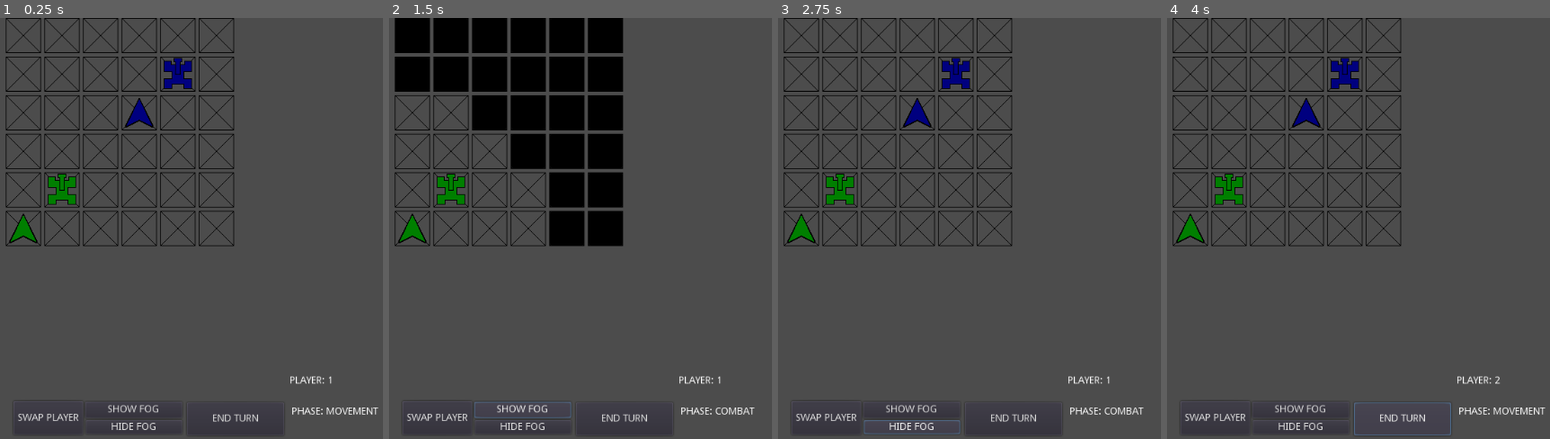
Above: before the commit, frames 1-4 (left to right).
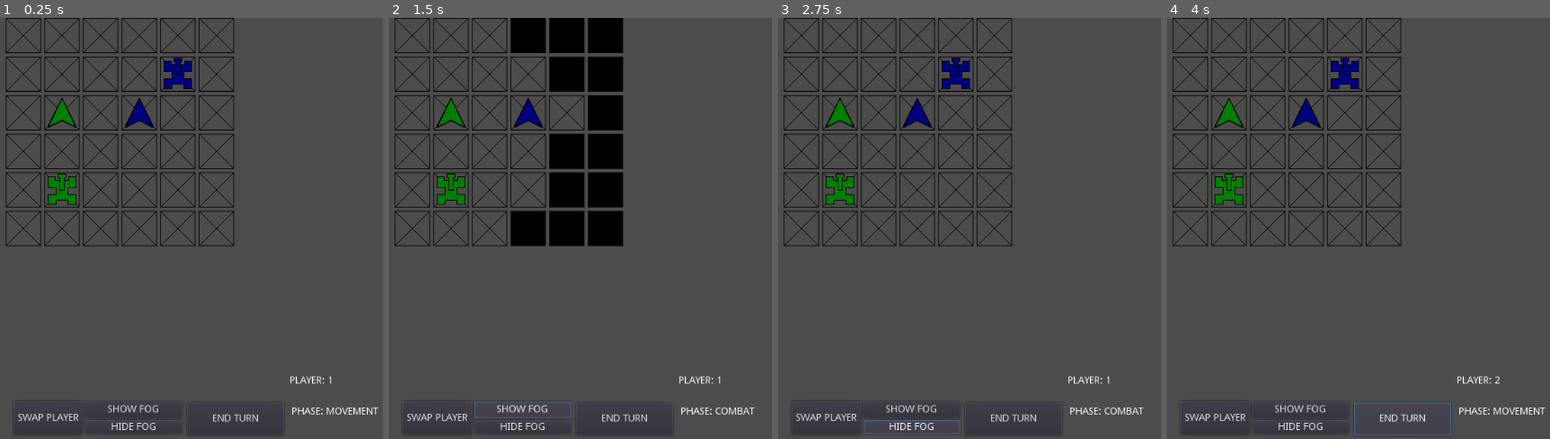
Above: after the commit, the same moments.

Repository: NickCheng0921/Grid
Game: Godot game, scene res://Scenes/Manager.tscn
The game is run twice, just before and just after one commit, with the same random seed, the same clock (stepped at 60 frames per second) and the same inputs. The engine's default icon, where the game draws it, is replaced by a stand-in: a white triangle on a blue panel in a dark square.
Inputs:
- Up to frame 1 (0.25 s): no input
- Up to frame 2 (1.5 s): click "END TURN" at 0.5 s; click "SHOW FOG" at 1.25 s
- Up to frame 3 (2.75 s): click "HIDE FOG" at 2 s
- Up to frame 4 (4 s): click "SWAP PLAYER" at 2.75 s; click "END TURN" at 3.5 s

The runs differ from the first frame. In frame 1, 0.5% of the frame differs, in the area x 2-20%, y 19-54%; in frame 2, 8.9%, in the area x 1-51%, y 0-55%; in frame 3, 0.5%; in frame 4, 0.5%.

Commit message:
Added unit collision during movement

Diff:
--- a/Scripts/Board.gd
+++ b/Scripts/Board.gd
@@ -32,9 +32,9 @@
 var nodeArr = []
 var unitArr = []
 
-var unitLocations = [Vector2(1, 1), Vector2(2, 2), Vector2(4, 4), Vector2(5, 5)]
+var unitLocations = [Vector2(2, 2), Vector2(2, 4), Vector2(4, 4), Vector2(5, 5)]
 var unitOwners    = [1, 1, 2, 2] #2 players
-var unitType      = [1, 2, 1, 2]
+var unitType      = [2, 1, 1, 2]
 var unitHealth    = []
 var unitDirections = [] # 0, 1, 2, 3 -> N, E, S, W
 var unitMovements =  {} #0th element in array is unit 1 here
@@ -148,7 +148,32 @@
 
 func _moveAnimationTimerTimeout():
 	var unitCtr = 1
+	#simulate movement to prevent collisions
+	var nextMoveLocations = {}
+	for u in unitLocations:
+		var moves = unitMovements[str(unitCtr)]
+		for idx in range(moves.size()):
+			var currPos = unitLocations[unitCtr-1]
+			if idx == currMoveInTurn-1:
+				var m = moves[idx]
+				#move piece
+				nextMoveLocations[unitCtr-1] = m #set active location to m
+		unitCtr += 1
+
+	#check unit collision using double for loop
+	for nk in nextMoveLocations.keys():
+		for otherKey in nextMoveLocations.keys():
+			if (otherKey != nk) && (nextMoveLocations[nk] == nextMoveLocations[otherKey]):
+				#clear grid of moves for all collided pieces
+				for m in unitMovements[str(otherKey+1)]:
+					nodeArr[(m.x - 1) * grid_height + (m.y - 1)].clearWalk()
+				for m in unitMovements[str(nk+1)]:
+					nodeArr[(m.x - 1) * grid_height + (m.y - 1)].clearWalk()
+				unitMovements[str(otherKey+1)] = []
+				unitMovements[str(nk+1)] = []
+
 	#advance all pieces sequentially (everyone moves 1 step forward)
+	unitCtr = 1
 	for u in unitLocations:
 		var moves = unitMovements[str(unitCtr)]
 		for idx in range(moves.size()):
--- a/Scripts/Units.gd
+++ b/Scripts/Units.gd
@@ -3,7 +3,7 @@
 
 const HP_ARR  = [10, 5]
 const RNG_ARR = [4, 6]
-const MVE_ARR = [3, 2]
+const MVE_ARR = [2, 2]
 const VIS_ARR = [3, 2]
 const DMG_ARR = [5, 10]
 const IMG_ARR = ["basic.png", "heavy.png"]
